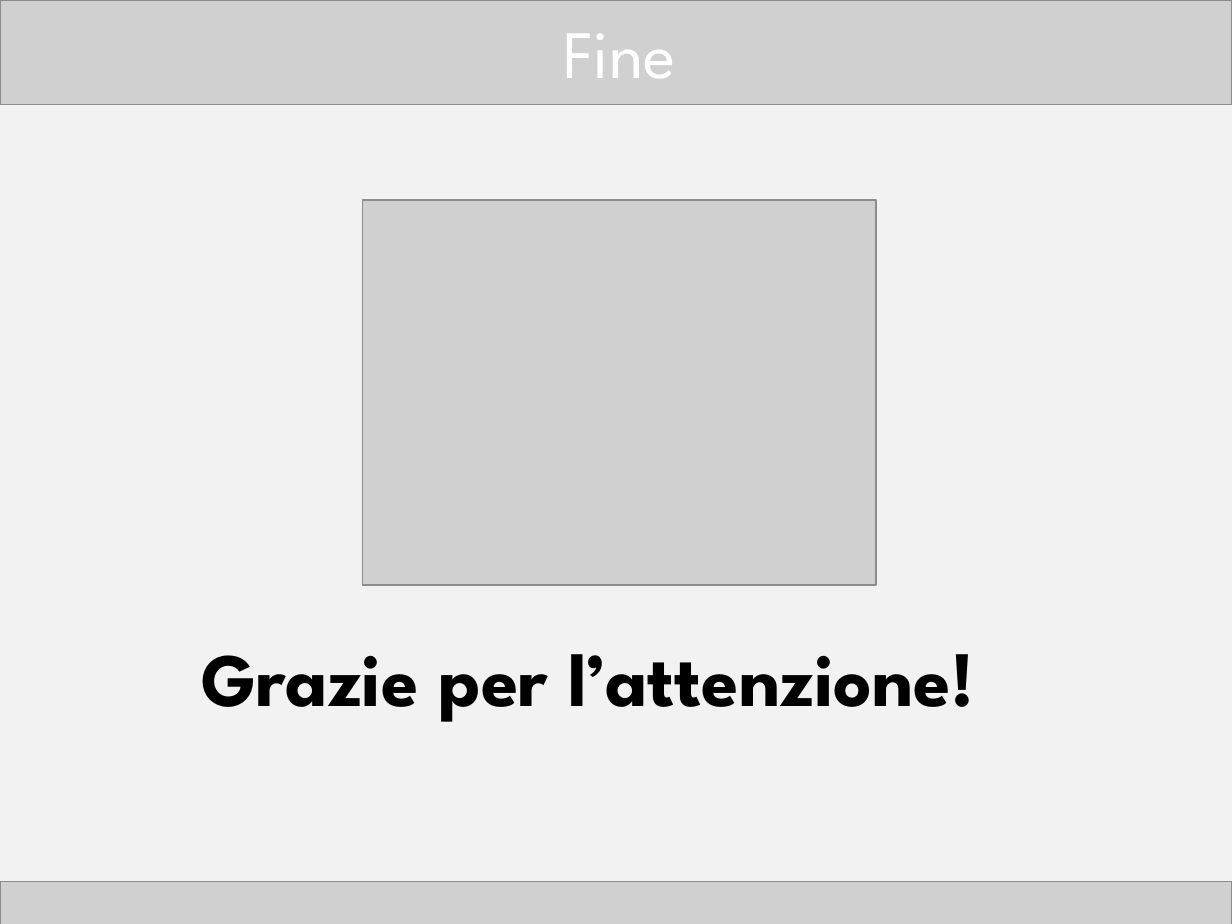
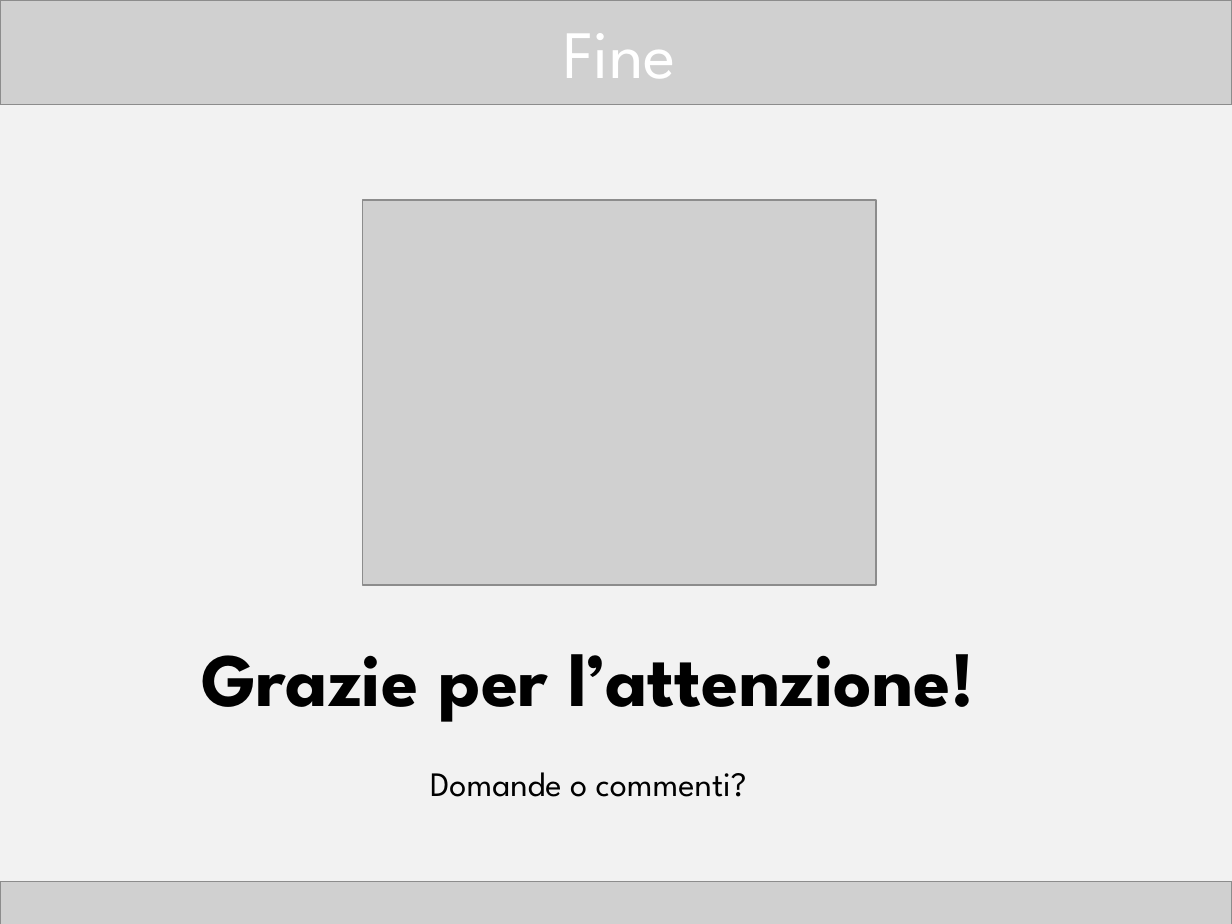
Before and after one commit to TTia/xblog-thesis, a slide deck: slide 22 of Presentazione.pptx. Drawn at 1232x924 pixels with LibreOffice and Linux fonts; fonts in the diff are those of the drawing; grey boxes stand for pictures. Boxes give left, top, right and bottom in pixels: in the first picture for what was removed or moved away, otherwise in the second. Text is boxed around its words. In the diff, an @@ line names an element or a change of style, - is before the commit and + after.

```diff
--- a/Presentazione.pptx
+++ b/Presentazione.pptx
@@ text at (430, 772, 747, 797): paragraph added @@
+Domande o commenti?
```
Also in this commit, not shown: 13 other slides changed.
